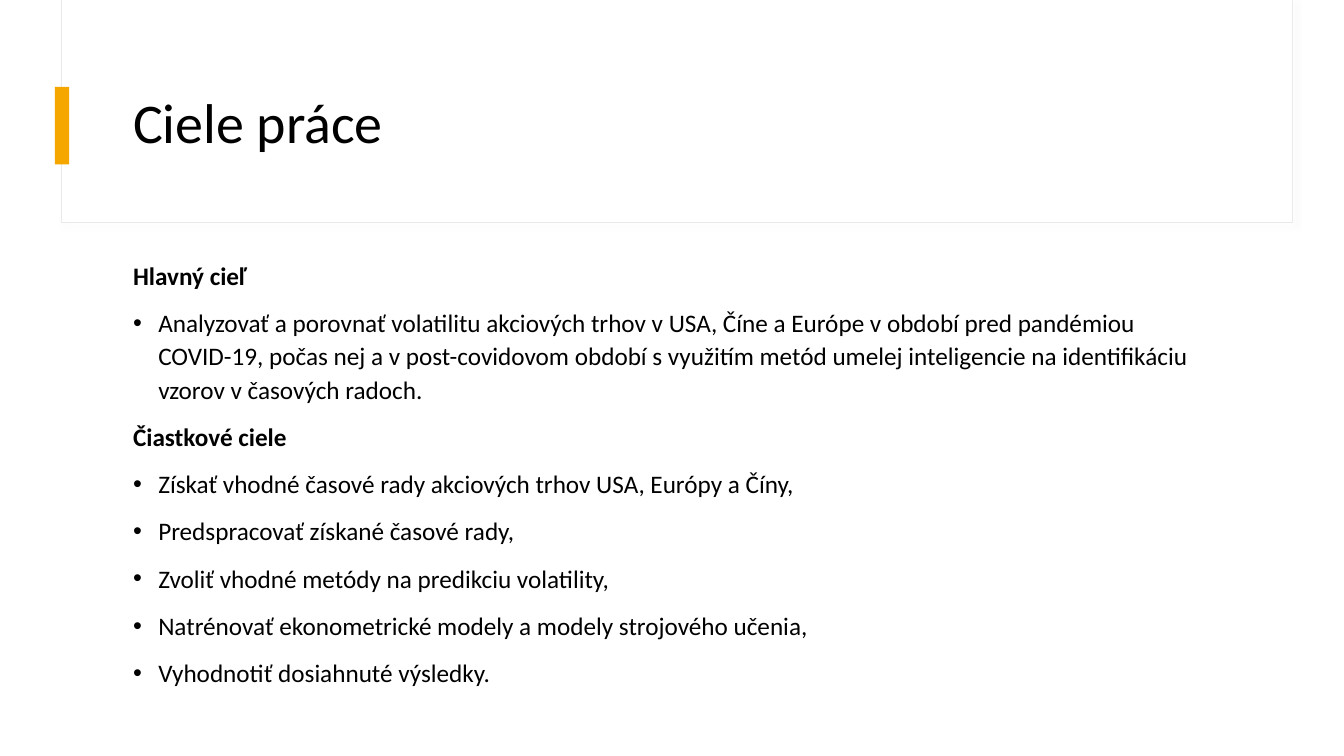
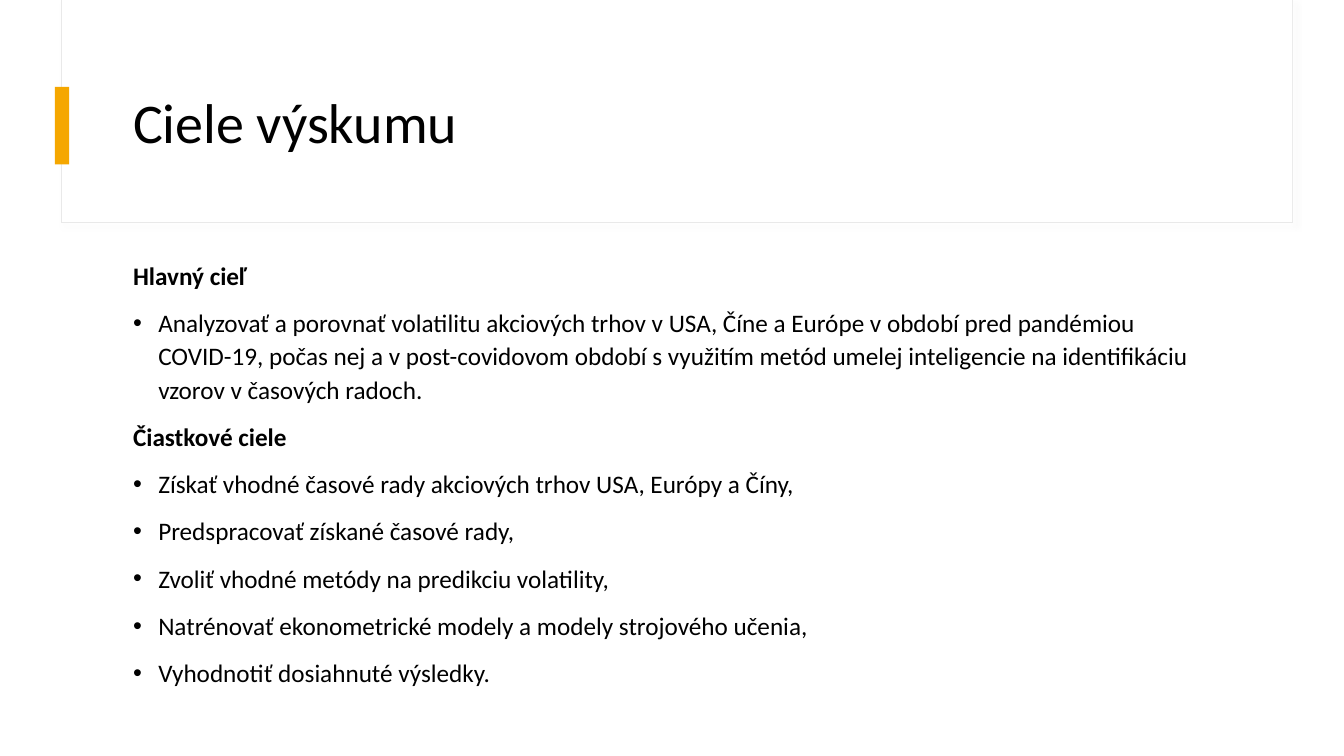
Before and after one commit to MatejLuzak/Identification-of-Patterns-of-Stock-Market-Volatility-in-the-USA-China-and-Europe-Using-AI-Methods, a slide deck: slide 2 of Identifikácia vzorov v časových radoch pre komparáciu volatility.pptx. Drawn at 1344x756 pixels with LibreOffice and Linux fonts; fonts in the diff are those of the drawing. Boxes give left, top, right and bottom in pixels: in the first picture for what was removed or moved away, otherwise in the second. Text is boxed around its words. In the diff, an @@ line names an element or a change of style, - is before the commit and + after.

```diff
--- a/Identifikácia vzorov v časových radoch pre komparáciu volatility.pptx
+++ b/Identifikácia vzorov v časových radoch pre komparáciu volatility.pptx
@@ title at [133, 104, 457, 152]: text changed @@
-Ciele práce
+Ciele výskumu
```
Also in this commit, not shown: 3 other slides changed, 1 other file.
